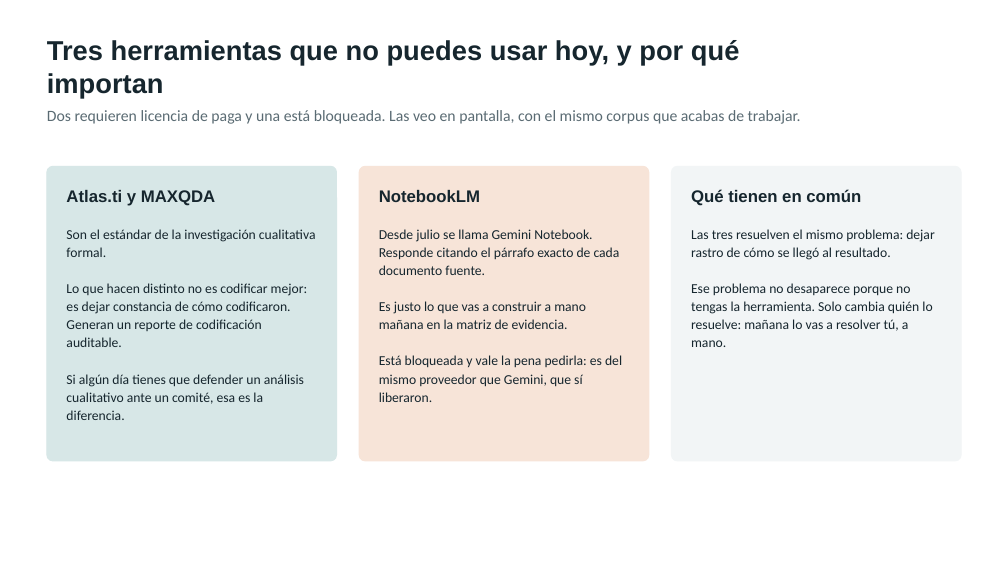
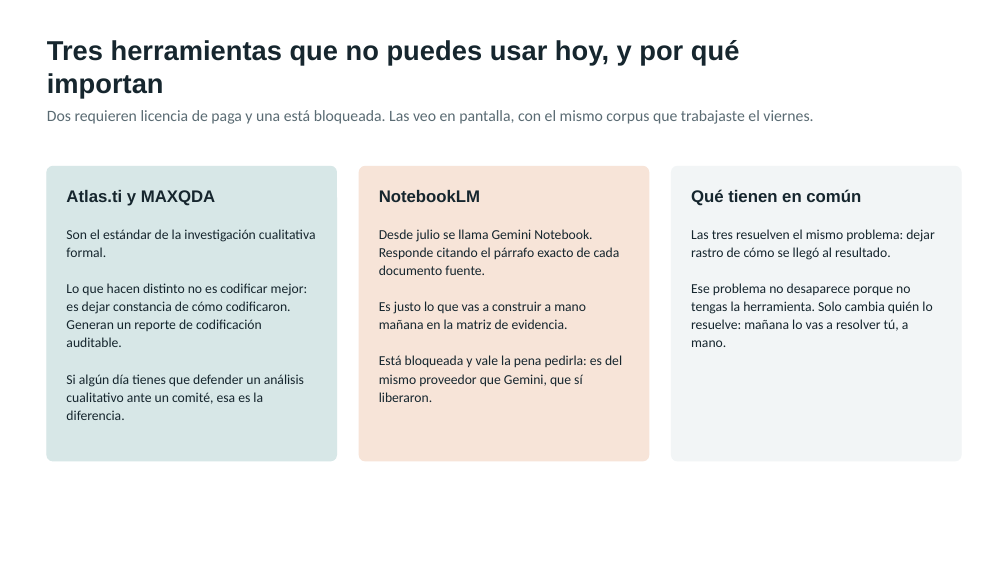
Before and after one commit to marvtrejo/curso-inegi-gen-ai, a slide deck: slide 26 of sesion-05/Sesion_05_Ecosistema_Herramientas.pptx (slide 14 before the commit). Drawn at 1008x567 pixels with LibreOffice and Linux fonts; fonts in the diff are those of the drawing. Boxes give left, top, right and bottom in pixels: in the first picture for what was removed or moved away, otherwise in the second. Text is boxed around its words. In the diff, an @@ line names an element or a change of style, - is before the commit and + after.

```diff
--- a/sesion-05/Sesion_05_Ecosistema_Herramientas.pptx
+++ b/sesion-05/Sesion_05_Ecosistema_Herramientas.pptx
@@ text at <box>47,110,813,124</box>: text changed @@
-Dos requieren licencia de paga y una está bloqueada. Las veo en pantalla, con el mismo corpus que acabas de trabajar.
+Dos requieren licencia de paga y una está bloqueada. Las veo en pantalla, con el mismo corpus que trabajaste el viernes.
```
Also in this commit, not shown: 11 other slides changed, 9 slides added, 1 slide removed, 3 other files.
